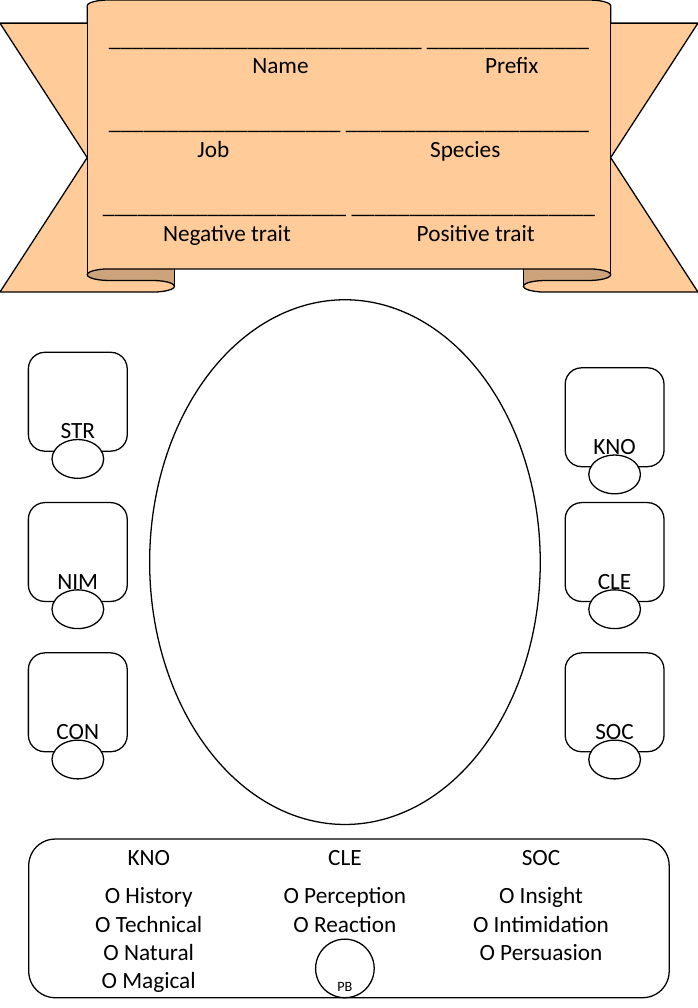
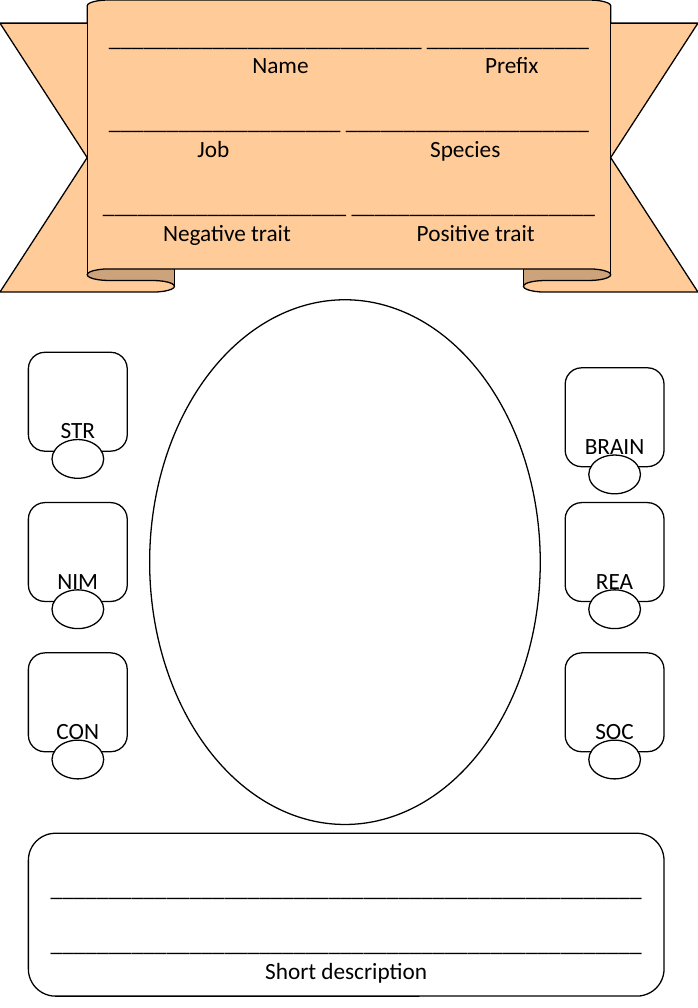
Before and after one commit to THE-YOLF/WtA, a slide deck: slide 1 of Character Sheet.pptx. Drawn at 698x1008 pixels with LibreOffice and Linux fonts; fonts in the diff are those of the drawing. Boxes give left, top, right and bottom in pixels: in the first picture for what was removed or moved away, otherwise in the second. Text is boxed around its words. In the diff, an @@ line names an element or a change of style, - is before the commit and + after.

```diff
--- a/Character Sheet.pptx
+++ b/Character Sheet.pptx
@@ text in rounded rectangle at (x1=585, y1=439, x2=645, y2=460): text changed @@
-KNO
+BRAIN
@@ text in rounded rectangle at (x1=596, y1=574, x2=633, y2=595): text changed @@
-CLE
+REA
@@ rounded rectangle "___________________________________________________ ________ ..." resized from (x1=29, y1=839, x2=669, y2=999) to (x1=29, y1=834, x2=664, y2=997) @@
@@ table removed at (x1=50, y1=839, x2=639, y2=999), 2 rows, 3 columns @@
-KNO | CLE | SOC
-O History / O Technical O Natural O Magical | O Perception / O Reaction | O Insight / O Intimidation / O Persuasion
@@ ellipse removed at (x1=315, y1=939, x2=374, y2=998) @@
-PB
@@ text in rounded rectangle at (x1=265, y1=963, x2=427, y2=983): text added @@
+___________________________________________________
+___________________________________________________
+Short description
```
Also in this commit, not shown: 1 other slide changed, 1 slide added, 1 slide removed, 3 other files.
